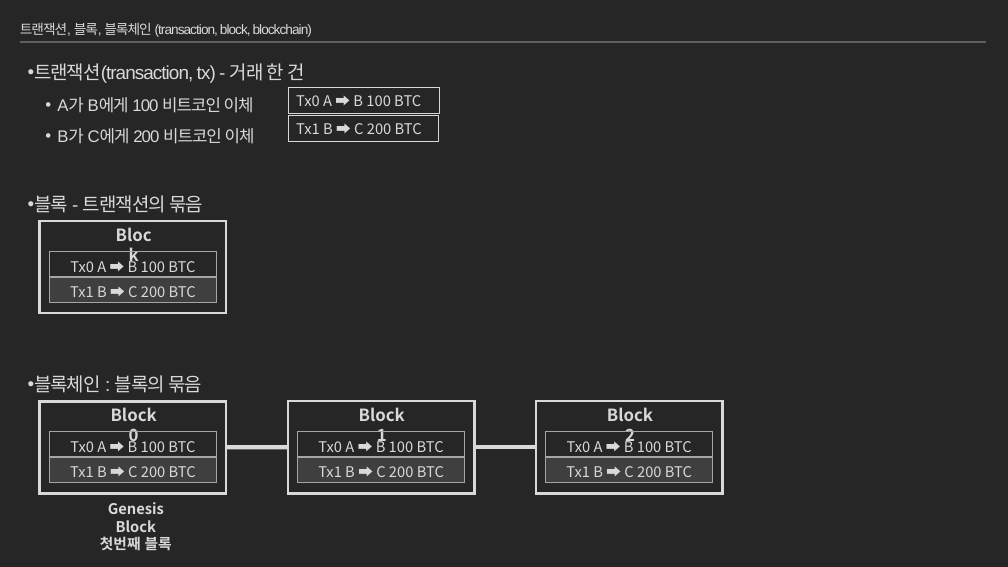
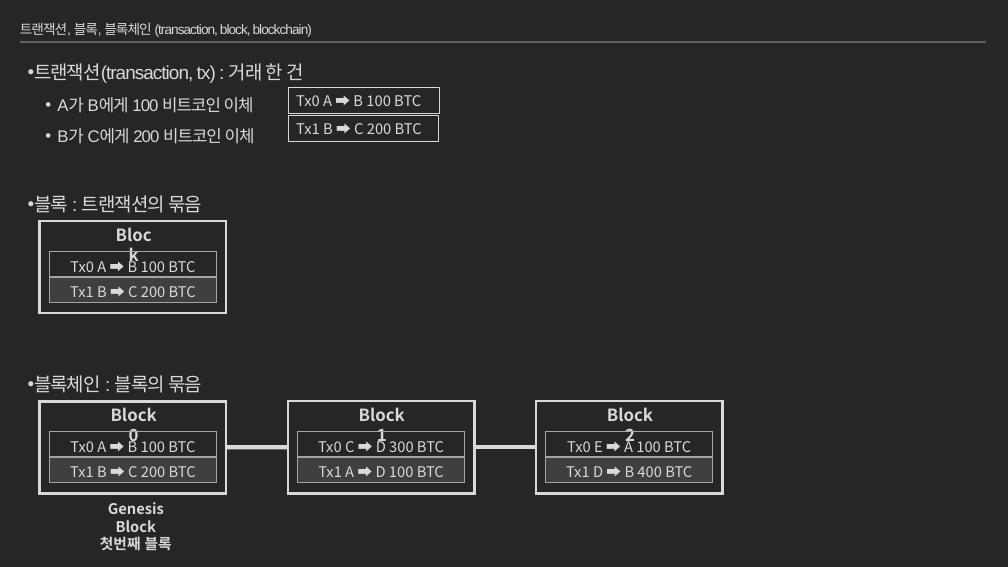
Before and after one commit to moss0801/blockchain-doc, a slide deck: slide 27 of General/Blockchain Part1.pptx. Drawn at 1008x567 pixels with LibreOffice and Linux fonts; fonts in the diff are those of the drawing. Boxes give left, top, right and bottom in pixels: in the first picture for what was removed or moved away, otherwise in the second. Text is boxed around its words. In the diff, an @@ line names an element or a change of style, - is before the commit and + after.

Commit message:
Blockchain Part1 'transaciton & block', 'block & blockchain'

```diff
--- a/General/Blockchain Part1.pptx
+++ b/General/Blockchain Part1.pptx
@@ text at [34,63,304,83]: text changed @@
-• 트랜잭션(transaction, tx) - 거래 한 건
+• 트랜잭션(transaction, tx) : 거래 한 건
@@ text at [34,195,202,213]: text changed @@
-• 블록 - 트랜잭션의 묶음
+• 블록 : 트랜잭션의 묶음
@@ table at [298,432,465,482] @@
-row 1, column 1: Tx0 A ➡ B 100 BTC
+row 1, column 1: Tx0 C ➡ D 300 BTC
-row 2, column 1: Tx1 B ➡ C 200 BTC
+row 2, column 1: Tx1 A ➡ D 100 BTC
@@ table at [546,432,713,482] @@
-row 1, column 1: Tx0 A ➡ B 100 BTC
+row 1, column 1: Tx0 E ➡ A 100 BTC
-row 2, column 1: Tx1 B ➡ C 200 BTC
+row 2, column 1: Tx1 D ➡ B 400 BTC
```
Also in this commit, not shown: 6 other slides changed, 13 slides added.
